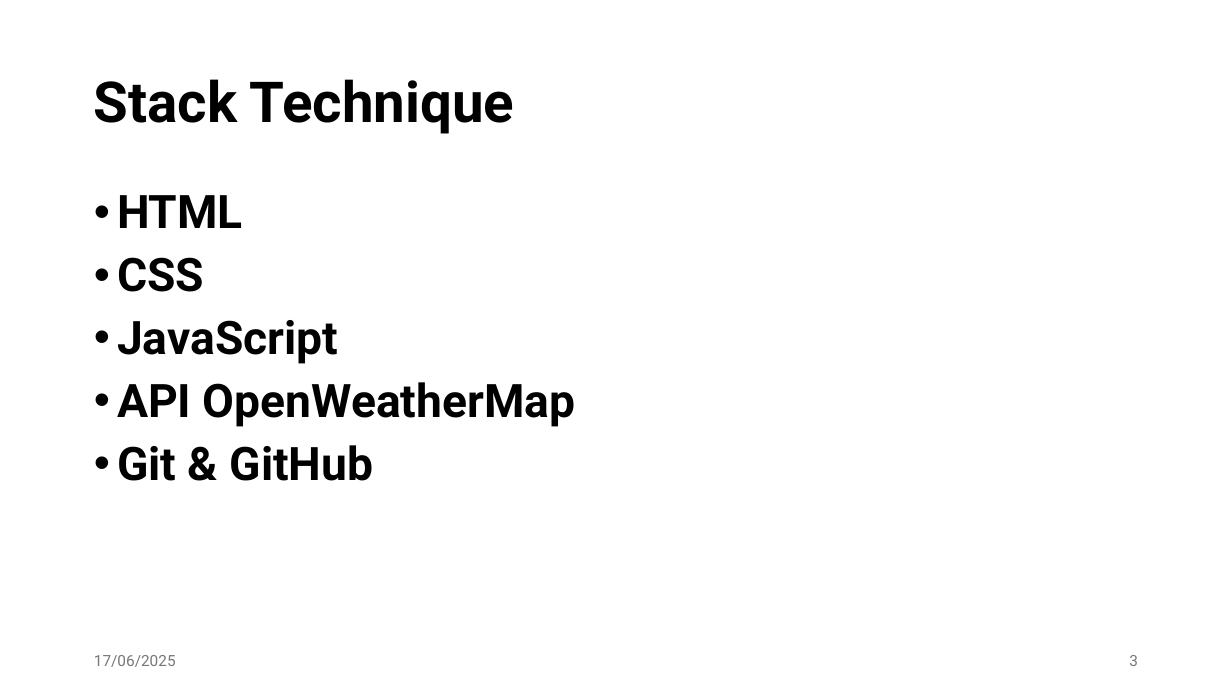
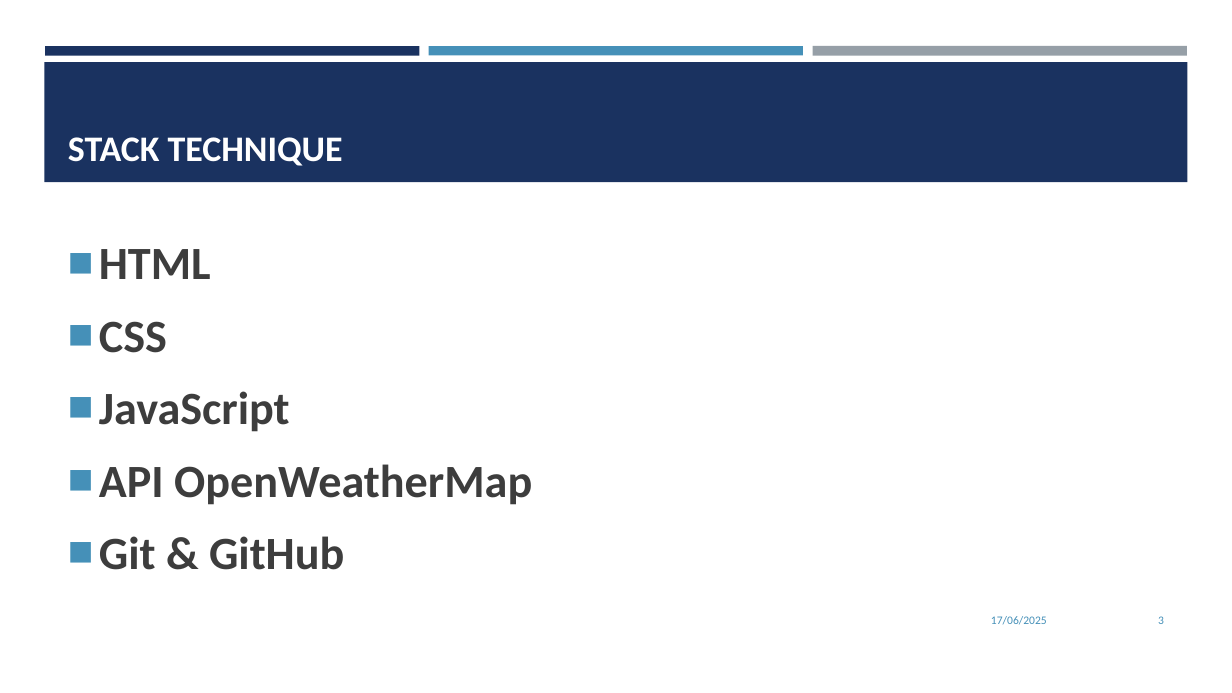
Before and after one commit to ualtas/meteoscope, a slide deck: slide 3 of meteoscop.pptx. Drawn at 1232x693 pixels with LibreOffice and Linux fonts; fonts in the diff are those of the drawing. Boxes give left, top, right and bottom in pixels: in the first picture for what was removed or moved away, otherwise in the second. Text is boxed around its words. In the diff, an @@ line names an element or a change of style, - is before the commit and + after.

```diff
--- a/meteoscop.pptx
+++ b/meteoscop.pptx
@@ rectangle added at box(45, 46, 420, 55), fill #1A3260 @@
@@ rectangle added at box(429, 46, 803, 55), fill #4590B8 @@
@@ rectangle added at box(812, 46, 1187, 56), fill #969FA7 @@
@@ rectangle added at box(44, 62, 1188, 182), fill #1A3260 @@
@@ title "STACK TECHNIQUE" at box(68, 137, 343, 166): vertical alignment middle to bottom @@
@@ title at box(68, 137, 343, 166): text changed; size 44 to 28 pt; font Roboto to Calibri; text colour #000000 to #FFFFFF @@
-Stack Technique
+STACK TECHNIQUE
@@ text "HTML": place and size @@
-text "HTML" at box(117, 195, 576, 481)
+text "HTML" at box(99, 249, 532, 570)
@@ text "HTML" at box(99, 249, 532, 570): font Roboto to Calibri, text colour #000000 to #3D3D3D; bullet • to ■; line spacing 0.9 to 1; more space between paragraphs; vertical alignment top to middle @@
@@ text "17/06/2025": place and size @@
-text "17/06/2025" at box(94, 655, 176, 667)
+text "17/06/2025" at box(991, 616, 1047, 625)
@@ text "17/06/2025" at box(991, 616, 1047, 625): size 12 to 9 pt, font Roboto to Calibri, text colour #797979 to #4590B8; alignment left to right @@
@@ page number: place and size @@
-page number at box(1129, 655, 1138, 666)
+page number at box(1158, 616, 1164, 624)
@@ page number at box(1158, 616, 1164, 624): size 12 to 9 pt, font Roboto to Calibri, text colour #797979 to #4590B8 @@
```
Also in this commit, not shown: 10 other slides changed.
